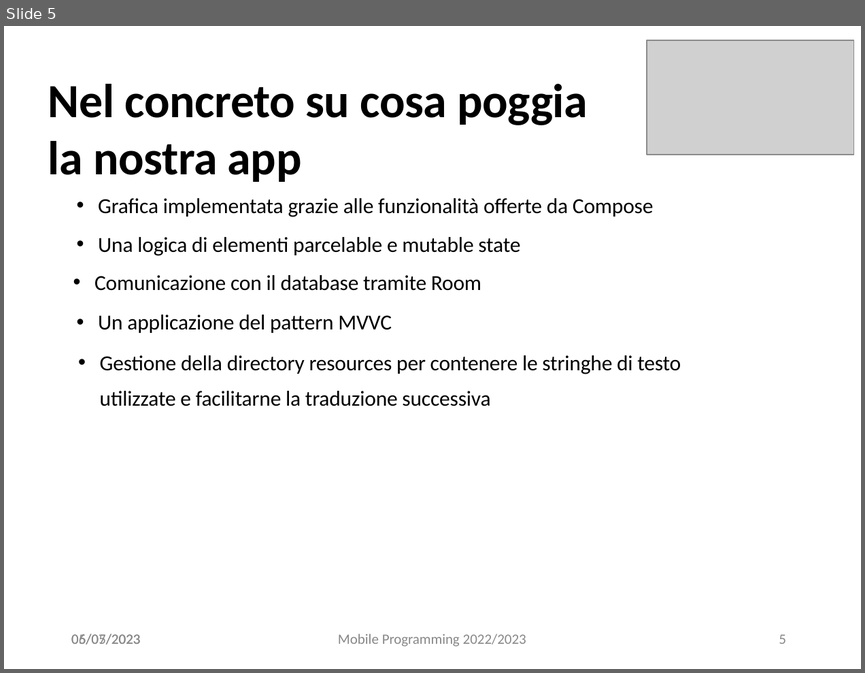
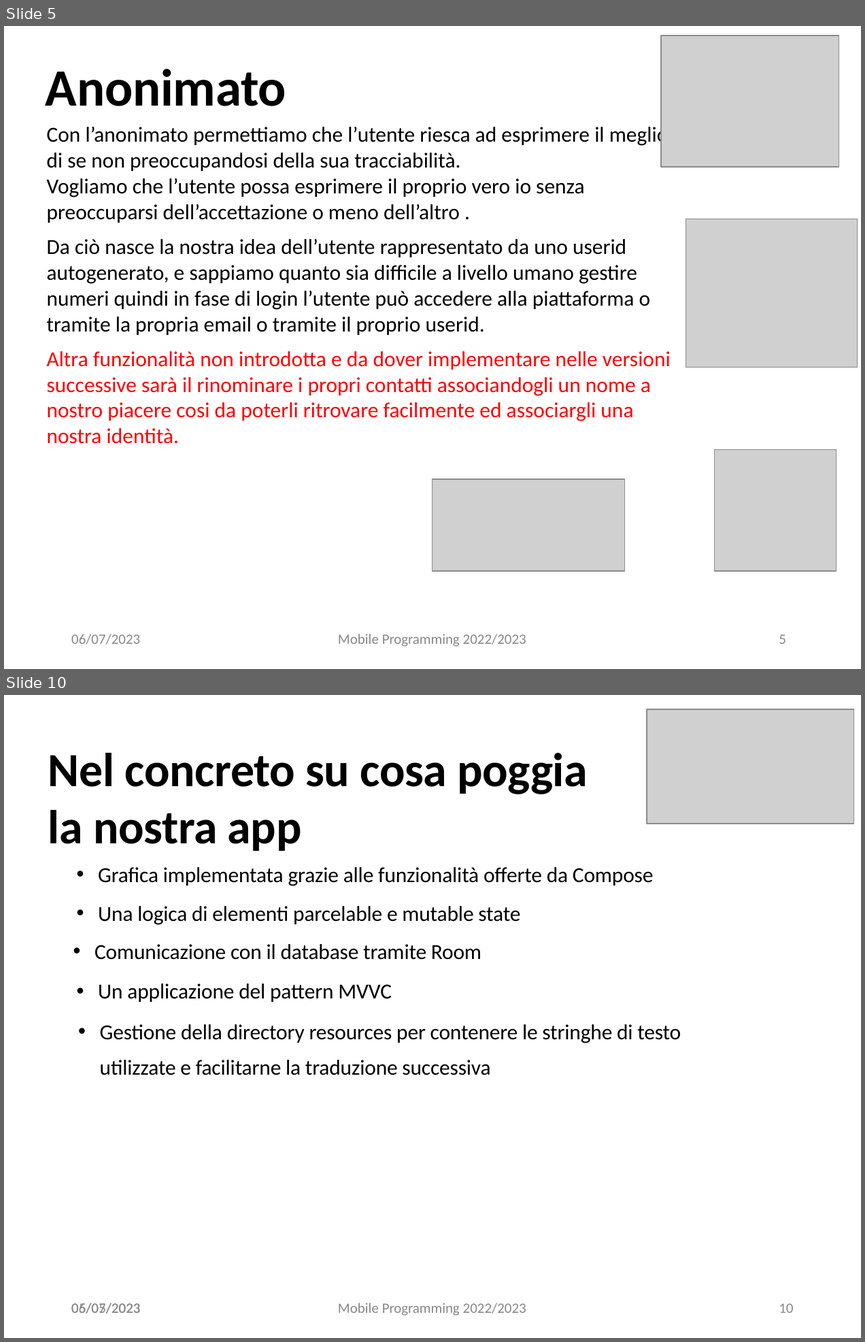
Before and after one commit to projectISPW/LetMeKnowMP, a slide deck: presentazione.pptx. Shown one above the other, each under a label of ours: slide 5 before the commit, slides 5 and 10 after it; the slides between them are not shown. The pictures are 865x673 and 865x1342 pixels, drawn with LibreOffice and Linux fonts; fonts in the diff are those of the drawing; grey boxes stand for pictures. Boxes give left, top, right and bottom in pixels: in the first picture for what was removed or moved away, otherwise in the second. Text is boxed around its words. In the diff, an @@ line names an element or a change of style, - is before the commit and + after.

```diff
--- a/presentazione.pptx
+++ b/presentazione.pptx
@@ slide 5 added at [4, 26, 861, 669], background #FFFFFF @@
@@ picture added at [661, 36, 839, 167] @@
@@ title added at [45, 69, 286, 106], 44 pt, text #000000, bold @@
+Anonimato
@@ text added at [47, 124, 670, 444], 18 pt, text #000000 @@
+Con l’anonimato permettiamo che l’utente riesca ad esprimere il meglio di se non preoccupandosi della sua tracciabilità.
+Vogliamo che l’utente possa esprimere il proprio vero io senza preoccuparsi dell’accettazione o meno dell’altro .
+Da ciò nasce la nostra idea dell’utente rappresentato da uno userid autogenerato, e sappiamo quanto sia difficile a livello umano gestire numeri quindi in fase di login l’utente può accedere alla piattaforma o tramite la propria email o tramite il proprio userid.
+Altra funzionalità non introdotta e da dover implementare nelle versioni successive sarà il rinominare i propri contatti associandogli un nome a nostro piacere cosi da poterli ritrovare facilmente ed associargli una nostra identità.
@@ picture added at [686, 219, 857, 367] @@
@@ picture added at [715, 449, 836, 571] @@
@@ picture added at [432, 480, 626, 571] @@
@@ text added at [71, 633, 140, 644], 12 pt, text #888888 @@
+06/07/2023
@@ text added at [338, 633, 526, 646], 12 pt, text #888888 @@
+Mobile Programming 2022/2023
@@ page number added at [779, 634, 786, 643], 12 pt, text #888888 @@
+5
@@ what was slide 5 is now slide 10 @@
@@ page number at [779, 1303, 793, 1312]: text changed @@
-5
+10
```
Also in this commit, not shown: 3 slides changed, 5 other slides added, 1 slide removed.
